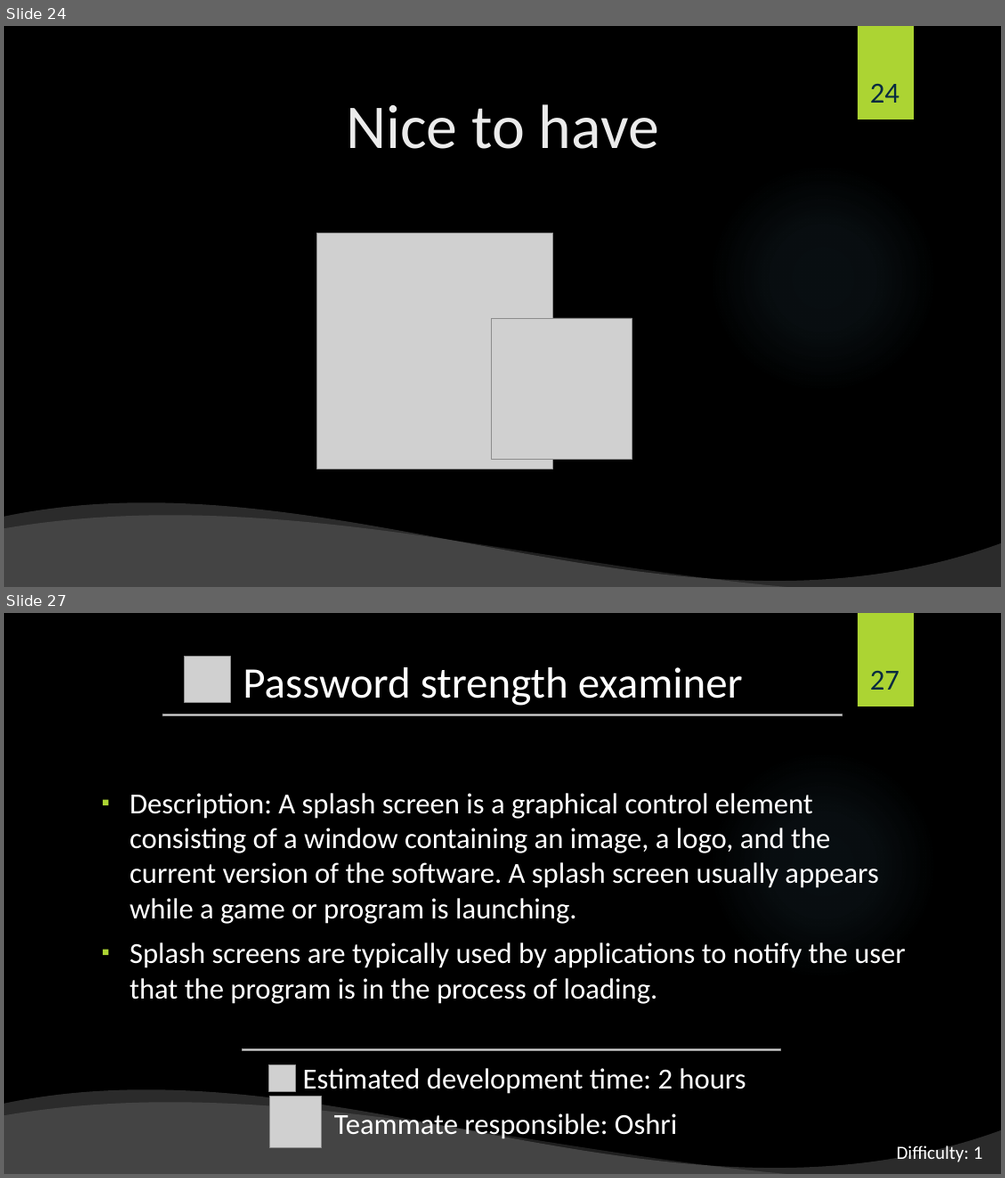
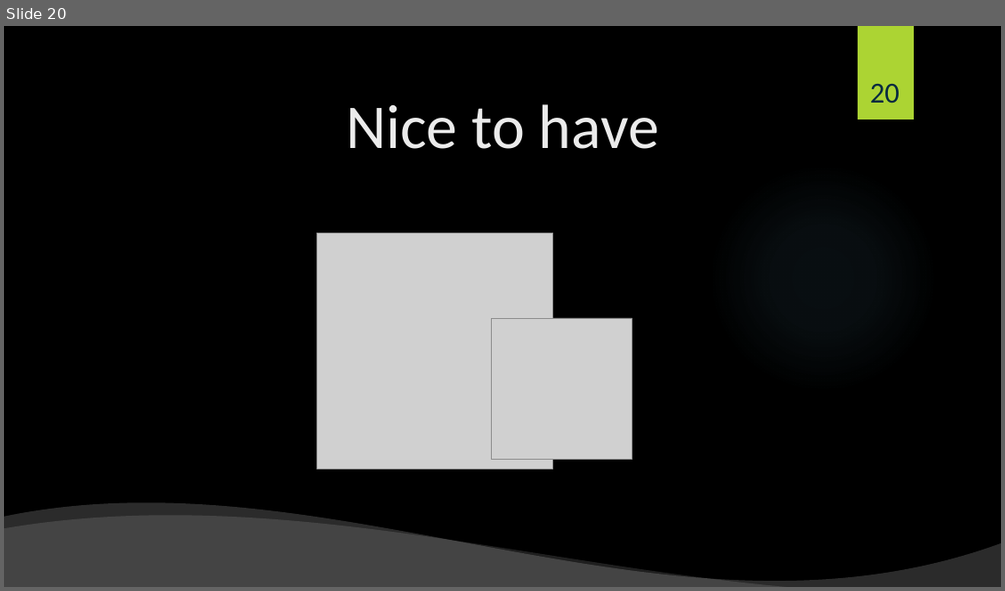
Before and after one commit to shiftlyapp/Shiftly, a slide deck: Backlog.pptx. Shown one above the other, each under a label of ours: slides 24 and 27 before the commit, slide 20 after it; the slides between them are not shown. The pictures are 1005x1178 and 1005x591 pixels, drawn with LibreOffice and Linux fonts; fonts in the diff are those of the drawing; grey boxes stand for pictures; background and template pictures are left out. Boxes give left, top, right and bottom in pixels: in the first picture for what was removed or moved away, otherwise in the second. Text is boxed around its words. In the diff, an @@ line names an element or a change of style, - is before the commit and + after.

```diff
--- a/Backlog.pptx
+++ b/Backlog.pptx
@@ slide 27 removed at [4, 613, 1001, 1174], background picture (left out); not listed: 2 template elements that a slide beside it also shows @@
@@ picture removed at [184, 657, 230, 702] @@
@@ title removed at [243, 667, 743, 706] @@
-Password strength examiner
@@ page number removed at [870, 671, 899, 690] @@
-27
@@ picture removed at [162, 714, 842, 716] @@
@@ text removed at [129, 793, 906, 1142] @@
-▪ Description: A splash screen is a graphical control element consisting of a window containing an image, a logo, and the current version of the software. A splash screen usually appears while a game or program is launching.
-▪ Splash screens are typically used by applications to notify the user that the program is in the process of loading.
-Estimated development time: 2 hours
-Teammate responsible: Oshri
@@ picture removed at [242, 1049, 780, 1051] @@
@@ picture removed at [268, 1064, 296, 1092] @@
@@ wave removed at [4, 1088, 1001, 1174] @@
@@ wave removed at [4, 1101, 1001, 1174] @@
@@ picture removed at [269, 1096, 321, 1148] @@
@@ text removed at [897, 1143, 983, 1162] @@
-Difficulty: 1
@@ what was slide 24 is now slide 20 @@
@@ page number at [870, 84, 899, 103]: text changed @@
-24
+20
```
Also in this commit, not shown: 18 slides changed, 4 other slides removed.
